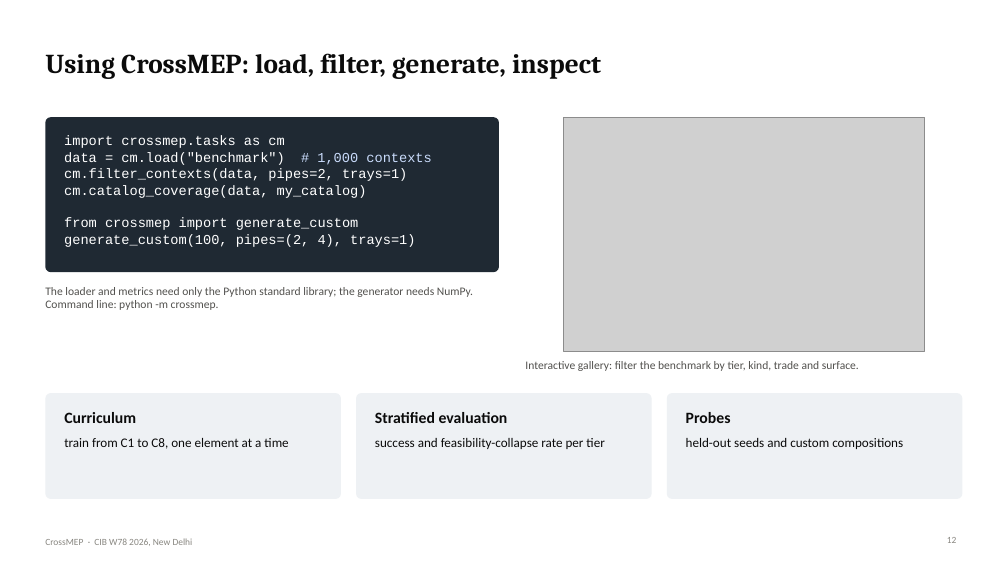
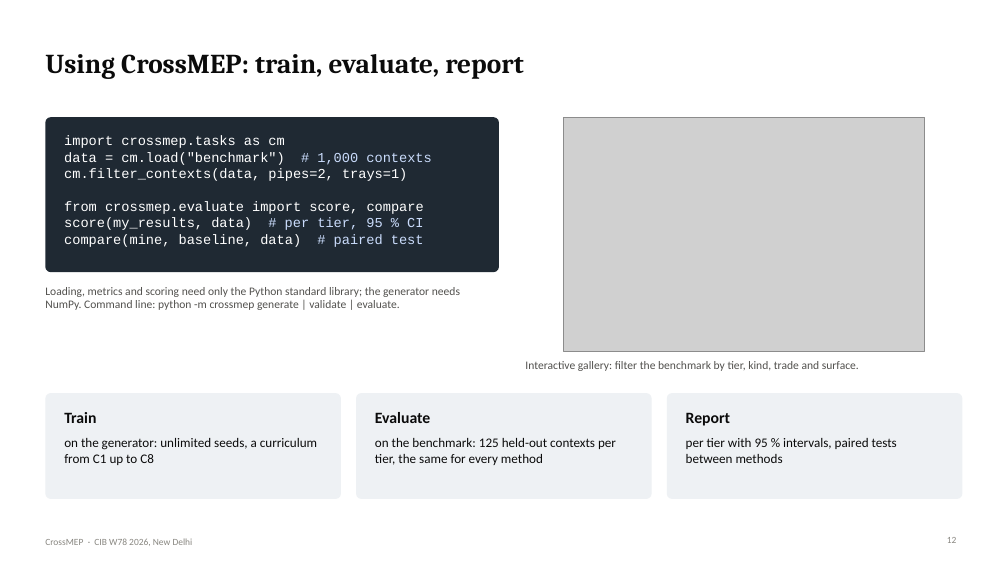
Before and after one commit to lavinia-ped/CrossMEP_Dataset, a slide deck: slide 12 of docs/CrossMEP_CIBW78_talk.pptx. Drawn at 1008x567 pixels with LibreOffice and Linux fonts; fonts in the diff are those of the drawing; grey boxes stand for pictures. Boxes give left, top, right and bottom in pixels: in the first picture for what was removed or moved away, otherwise in the second. Text is boxed around its words. In the diff, an @@ line names an element or a change of style, - is before the commit and + after.

```diff
--- a/docs/CrossMEP_CIBW78_talk.pptx
+++ b/docs/CrossMEP_CIBW78_talk.pptx
@@ title at [45, 54, 523, 79]: text changed @@
-Using CrossMEP: load, filter, generate, inspect
+Using CrossMEP: train, evaluate, report
@@ text at [64, 201, 424, 247]: text changed @@
-cm.catalog_coverage(data, my_catalog)
-from crossmep import generate_custom
-generate_custom(100, pipes=(2, 4), trays=1)
+from crossmep.evaluate import score, compare
+score(my_results, data) # per tier, 95 % CI
+compare(mine, baseline, data) # paired test
@@ text at [45, 287, 460, 310]: text changed @@
-The loader and metrics need only the Python standard library; the generator needs NumPy. Command line: python -m crossmep.
+Loading, metrics and scoring need only the Python standard library; the generator needs NumPy. Command line: python -m crossmep generate | validate | evaluate.
@@ text at [64, 412, 96, 423]: text changed @@
-Curriculum
+Train
@@ text at [375, 412, 430, 423]: text changed @@
-Stratified evaluation
+Evaluate
@@ text at [686, 412, 730, 426]: text changed @@
-Probes
+Report
@@ text at [64, 438, 317, 465]: text changed @@
-train from C1 to C8, one element at a time
+on the generator: unlimited seeds, a curriculum from C1 up to C8
@@ text at [375, 438, 616, 465]: text changed @@
-success and feasibility-collapse rate per tier
+on the benchmark: 125 held-out contexts per tier, the same for every method
@@ text at [686, 438, 897, 463]: text changed @@
-held-out seeds and custom compositions
+per tier with 95 % intervals, paired tests between methods
```
Also in this commit, not shown: 3 other slides changed, 3 slides added, 2 slides removed, 32 other files.
